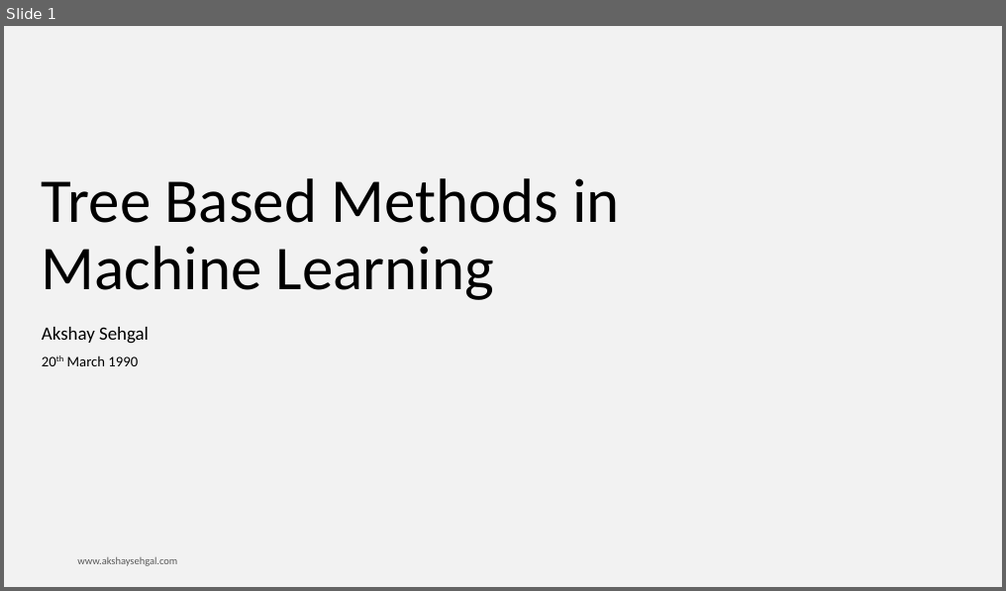
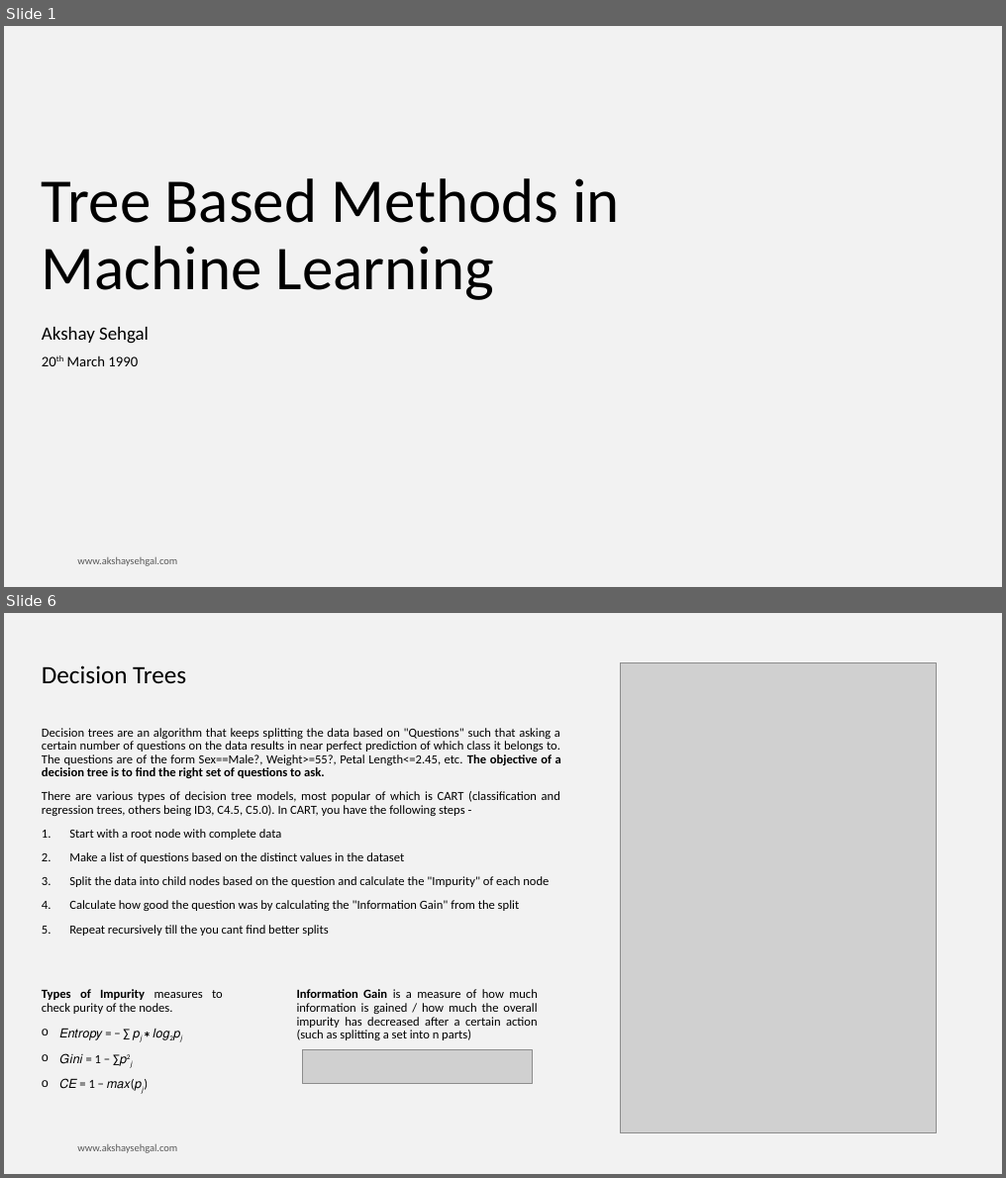
Before and after one commit to RushikeshGholap/Projects, a slide deck: Goal Sheet/ML Book WIP/Tree based methods.pptx. Shown one above the other, each under a label of ours: slide 1 before the commit, slides 1 and 6 after it; the slides between them are not shown. The pictures are 1006x591 and 1006x1178 pixels, drawn with LibreOffice and Linux fonts; fonts in the diff are those of the drawing; grey boxes stand for pictures; background and template pictures are left out. Boxes give left, top, right and bottom in pixels: in the first picture for what was removed or moved away, otherwise in the second. Text is boxed around its words. In the diff, an @@ line names an element or a change of style, - is before the commit and + after.

```diff
--- a/Goal Sheet/ML Book WIP/Tree based methods.pptx
+++ b/Goal Sheet/ML Book WIP/Tree based methods.pptx
@@ slide 6 added at (x1=4, y1=613, x2=1002, y2=1174), background #F2F2F2 @@
@@ title added at (x1=42, y1=665, x2=186, y2=683), 24 pt, text #000000 @@
+Decision Trees
@@ picture added at (x1=620, y1=663, x2=936, y2=1134) @@
@@ text added at (x1=42, y1=728, x2=561, y2=936), 12 pt, text #000000 @@
+Decision trees are an algorithm that keeps splitting the data based on "Questions" such that asking a certain number of questions on the data results in near perfect prediction of which class it belongs to. The questions are of the form Sex==Male?, Weight>=55?, Petal Length<=2.45, etc. The objective of a decision tree is to find the right set of questions to ask.
+There are various types of decision tree models, most popular of which is CART (classification and regression trees, others being ID3, C4.5, C5.0). In CART, you have the following steps -
+1. Start with a root node with complete data
+2. Make a list of questions based on the distinct values in the dataset
+3. Split the data into child nodes based on the question and calculate the "Impurity" of each node
+4. Calculate how good the question was by calculating the "Information Gain" from the split
+5. Repeat recursively till the you cant find better splits
@@ text added at (x1=42, y1=989, x2=223, y2=1089), 12 pt, text #000000 @@
+Types of Impurity measures to check purity of the nodes.
+o 𝐸𝑛𝑡𝑟𝑜𝑝𝑦 = − ∑ 𝑝𝑗 ∗ 𝑙𝑜𝑔2𝑝𝑗
+o 𝐺𝑖𝑛𝑖 = 1 − ∑𝑝2𝑗
+o 𝐶𝐸 = 1 − 𝑚𝑎𝑥(𝑝𝑗)
@@ text added at (x1=297, y1=989, x2=538, y2=1041), 12 pt, text #000000 @@
+Information Gain is a measure of how much information is gained / how much the overall impurity has decreased after a certain action (such as splitting a set into n parts)
@@ picture added at (x1=303, y1=1051, x2=533, y2=1084) @@
@@ text added at (x1=77, y1=1145, x2=177, y2=1154), 10 pt, text #595959 @@
+www.akshaysehgal.com
```
Also in this commit, not shown: 1 slide changed, 10 other slides added, 1 slide removed, 2 other files.
